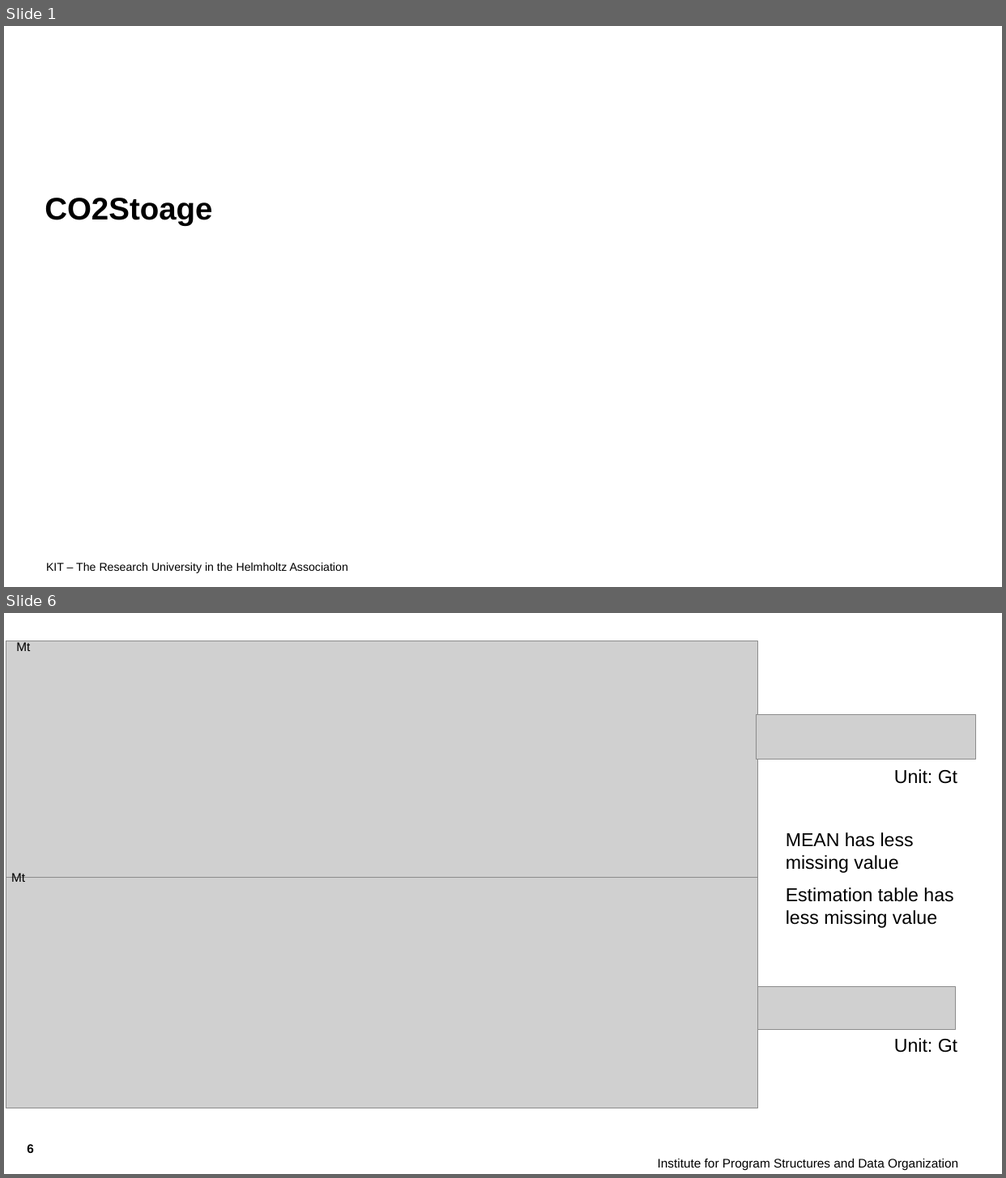
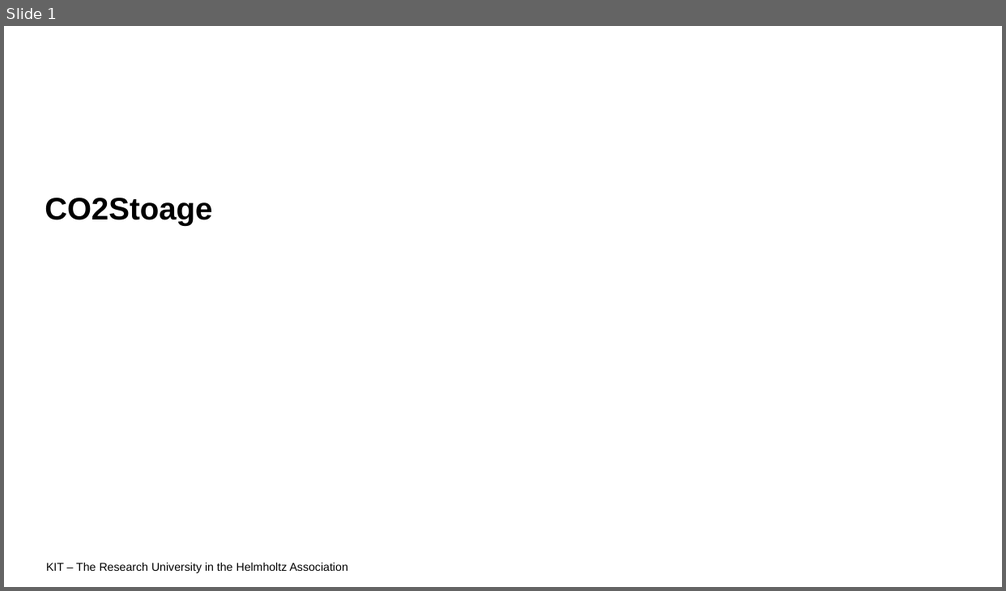
Before and after one commit to ericzhou571/Co2Storage, a slide deck: CO2Storage.pptx. Shown one above the other, each under a label of ours: slides 1 and 6 before the commit, slide 1 after it; the slides between them are not shown. The pictures are 1006x1178 and 1006x591 pixels, drawn with LibreOffice and Linux fonts; fonts in the diff are those of the drawing; grey boxes stand for pictures; background and template pictures are left out. Boxes give left, top, right and bottom in pixels: in the first picture for what was removed or moved away, otherwise in the second. Text is boxed around its words. In the diff, an @@ line names an element or a change of style, - is before the commit and + after.

```diff
--- a/CO2Storage.pptx
+++ b/CO2Storage.pptx
@@ slide 6 removed at (4,613,1002,1174), background picture (left out) @@
@@ picture removed at (6,641,758,894) @@
@@ text removed at (16,641,30,651) @@
-Mt
@@ picture removed at (756,715,976,759) @@
@@ text removed at (894,769,957,784) @@
-Unit: Gt
@@ text removed at (786,833,914,873) @@
-MEAN has less missing value
@@ picture removed at (6,877,758,1109) @@
@@ text removed at (11,873,25,882) @@
-Mt
@@ text removed at (786,888,953,928) @@
-Estimation table has less missing value
@@ picture removed at (758,986,956,1030) @@
@@ text removed at (894,1038,957,1053) @@
-Unit: Gt
@@ text removed at (6,1072,146,1102) @@
-21 June 2021
@@ page number removed at (27,1144,34,1153) @@
-6
@@ text removed at (658,1159,958,1170) @@
-Institute for Program Structures and Data Organization
```
Also in this commit, not shown: 7 slides changed, 1 other slide removed, 44 other files.
